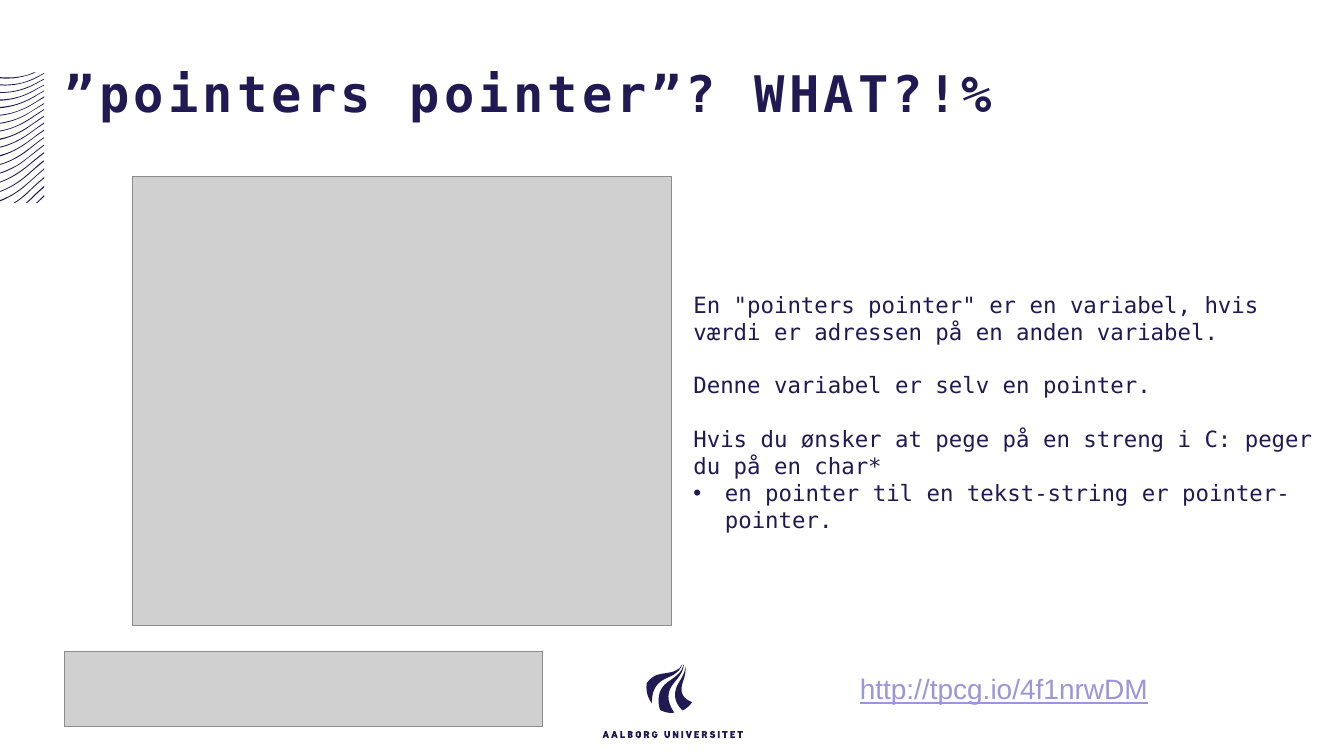
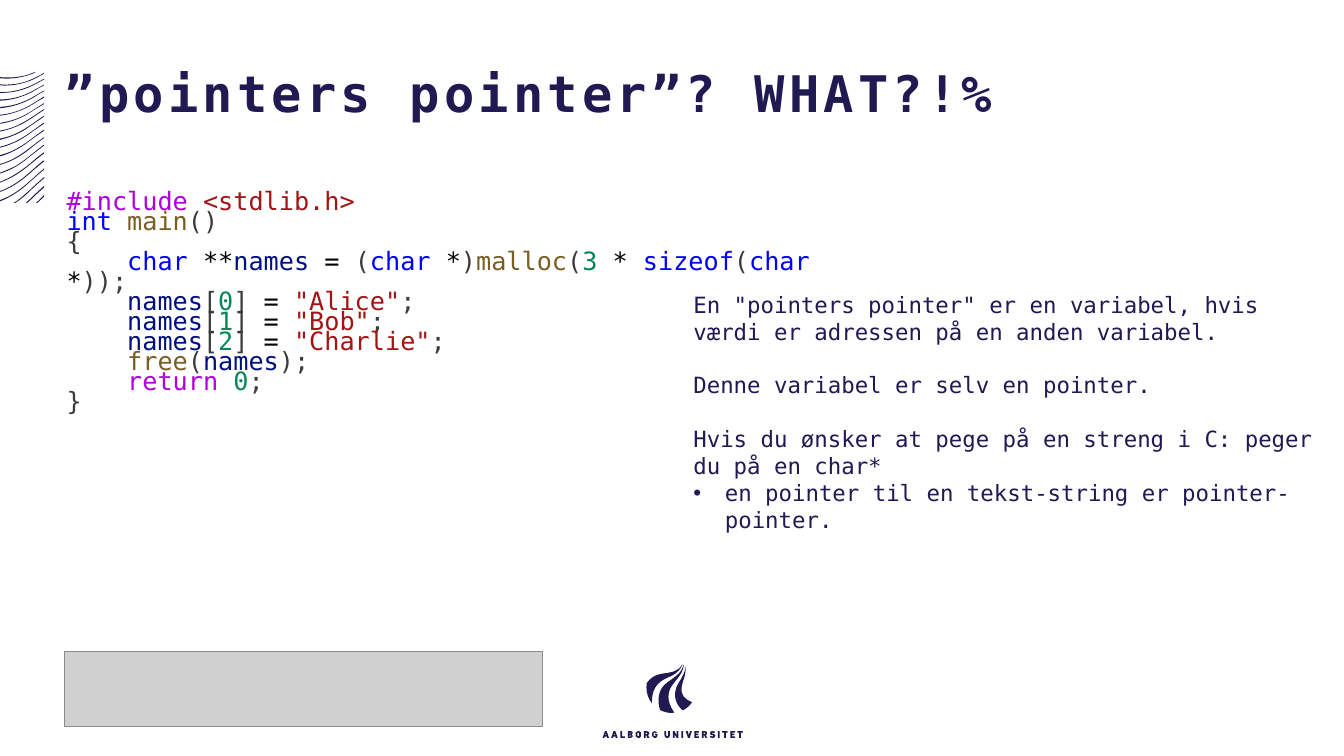
Before and after one commit to AAU-ST1-Programming/arrays_and_pointers, a slide deck: slide 33 of arrays_and_pointers.pptx. Drawn at 1344x756 pixels with LibreOffice and Linux fonts; fonts in the diff are those of the drawing; grey boxes stand for pictures. Boxes give left, top, right and bottom in pixels: in the first picture for what was removed or moved away, otherwise in the second. Text is boxed around its words. In the diff, an @@ line names an element or a change of style, - is before the commit and + after.

Commit message:
updated slides to better describe pointers pointer

```diff
--- a/arrays_and_pointers.pptx
+++ b/arrays_and_pointers.pptx
@@ picture removed at (x1=132, y1=176, x2=671, y2=626) @@
@@ text added at (x1=67, y1=190, x2=810, y2=394), 18 pt, text #A31515 @@
+#include <stdlib.h>
+int main()
+{
+char **names = (char *)malloc(3 * sizeof(char *));
+names[0] = "Alice";
+names[1] = "Bob";
+names[2] = "Charlie";
+free(names);
+return 0;
+}
@@ text removed at (x1=860, y1=679, x2=1148, y2=704) @@
-http://tpcg.io/4f1nrwDM
```
Also in this commit, not shown: 3 other slides changed, 2 slides removed, 4 other files.
